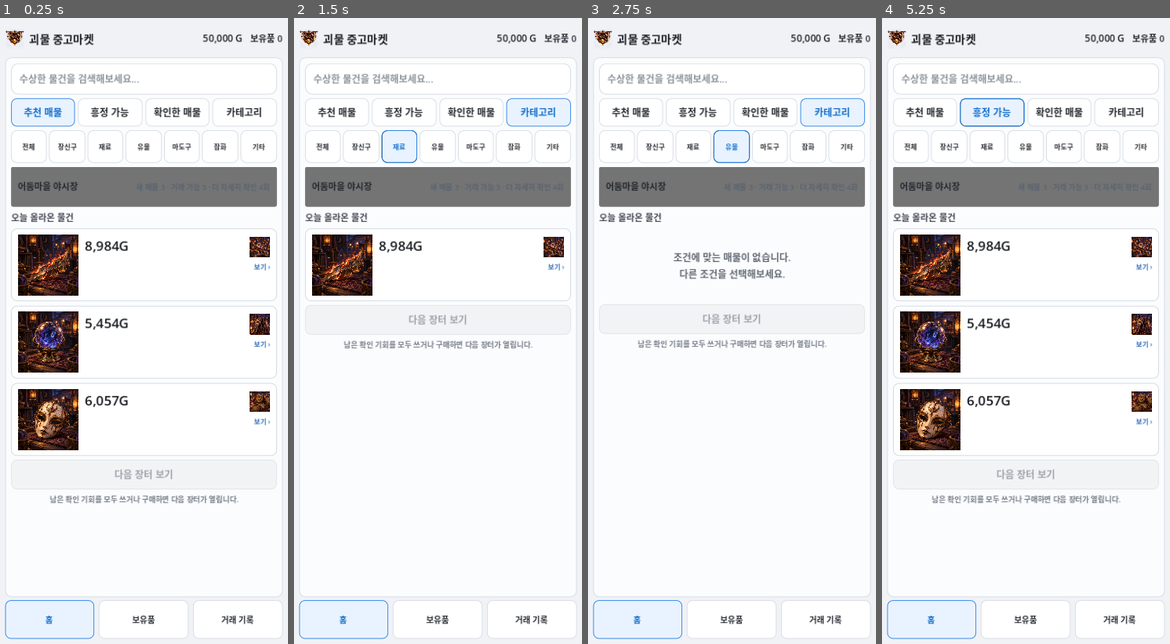
Above: before the commit, frames 1-4 (left to right).
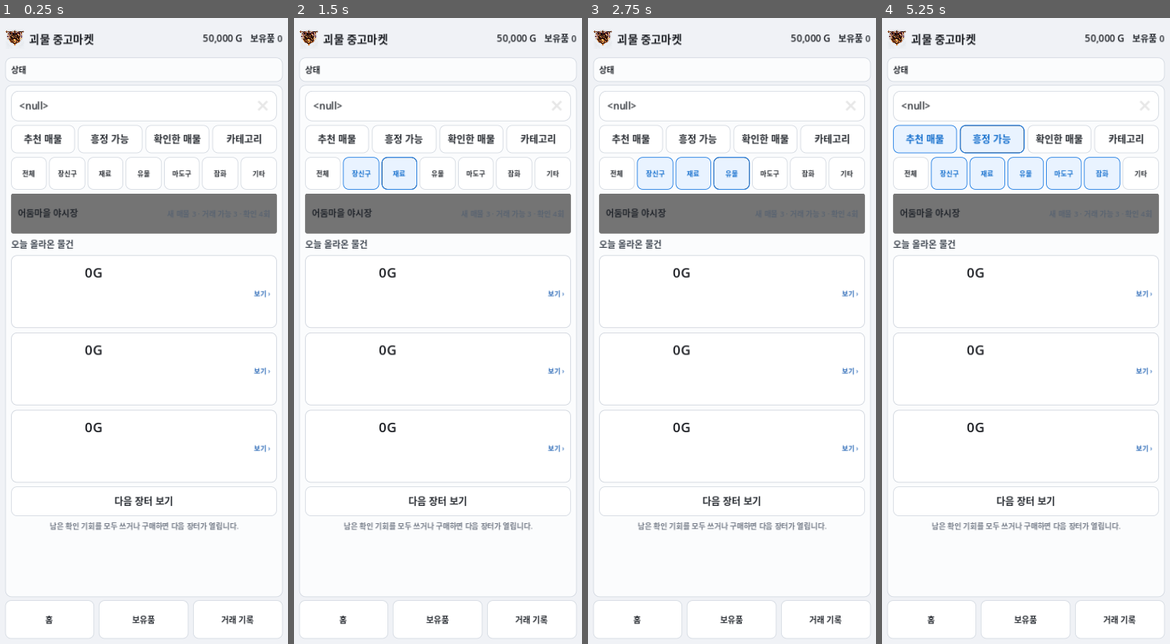
Above: after the commit, the same moments.

Repository: Queenrain9/monster-used-market
Game: Godot game, scene res://scenes/main.tscn
Same seed, same stepped clock (60 frames per second), same inputs: the game is played once before the commit and once after it.
Inputs:
- Up to frame 1 (0.25 s): no input
- Up to frame 2 (1.5 s): click "장신구" at 0.5 s; click "재료" at 1.25 s
- Up to frame 3 (2.75 s): click "유물" at 2 s
- Up to frame 4 (5.25 s): click "마도구" at 2.75 s; click "잡화" at 3.5 s; click "추천 매물" at 4.25 s; click "흥정 가능" at 5 s

The runs differ from the first frame. In frame 1, 22% of the frame differs, in the area x 1-98%, y 7-100%; in frame 2, 16%; in frame 3, 15%; in frame 4, 22%.
Error after the commit: Parse Error: Cannot find member "ITEM_INVESTIGATION_PROFILES" in base "res://data/content.gd". (res://scripts/game_logic.gd:22)

Commit message:
refactor: add reusable content profiles and clue layers

Diff:
--- a/data/content.gd
+++ b/data/content.gd
@@ -22,18 +22,18 @@
 }
 
 const ITEMS := [
-	{"id":"moon_ring","name":"달빛 속삭임 반지","category":"장신구","tags …(106 unchanged characters)… ights":{"진품":0.58,"모조품":0.25,"결함품":0.17}},
-	{"id":"dragon_tooth","name":"용의 이빨","category":"재료","tags": …(103 unchanged characters)… ights":{"진품":0.50,"모조품":0.32,"결함품":0.18}},
-	{"id":"cursed_mirror","name":"저주받은 손거울","category":"유물","ta …(108 unchanged characters)… ights":{"진품":0.54,"모조품":0.18,"결함품":0.28}},
-	{"id":"soul_lantern","name":"영혼의 랜턴","category":"마도구","tags …(106 unchanged characters)… ights":{"진품":0.62,"모조품":0.14,"결함품":0.24}},
-	{"id":"witch_thimble","name":"마녀의 은골무","category":"잡화","tag …(106 unchanged characters)… ights":{"진품":0.56,"모조품":0.28,"결함품":0.16}},
-	{"id":"goblin_watch","name":"고블린 회중시계","category":"장신구","ta …(108 unchanged characters)… ights":{"진품":0.57,"모조품":0.27,"결함품":0.16}},
-	{"id":"bone_flute","name":"망자의 뼈피리","category":"악기","tags": …(104 unchanged characters)… ights":{"진품":0.52,"모조품":0.22,"결함품":0.26}},
-	{"id":"meteor_coin","name":"운석 동전","category":"수집품","tags": …(103 unchanged characters)… ights":{"진품":0.60,"모조품":0.29,"결함품":0.11}},
-	{"id":"phoenix_feather","name":"불사조 깃털","category":"재료","ta …(108 unchanged characters)… ights":{"진품":0.47,"모조품":0.39,"결함품":0.14}},
-	{"id":"mimic_key","name":"미믹의 황동열쇠","category":"열쇠","tags": …(104 unchanged characters)… ights":{"진품":0.64,"모조품":0.20,"결함품":0.16}},
-	{"id":"mermaid_pearl","name":"심해 인어의 진주","category":"보석","t …(109 unchanged characters)… ights":{"진품":0.45,"모조품":0.42,"결함품":0.13}},
-	{"id":"frost_vial","name":"빙결 정수 병","category":"연금재료","tags …(106 unchanged characters)… ights":{"진품":0.66,"모조품":0.12,"결함품":0.22}}
+	{"id":"moon_ring","name":"달빛 속삭임 반지","category":"장신구","tags …(106 unchanged characters)… ights":{"진품":0.58,"모조품":0.25,"결함품":0.17},"investigation_profile":"ornament_magic","investigation_overrides":{"exterior":{"short_label":"보석 결","label":"보석 안쪽 결을 빛에 비춰 본다"},"mark":{"short_label":"안쪽 각인","label":"반지 안쪽의 제작 각인을 확인한다"},"function":{"short_label":"마력 맥동","label":"달빛에 비춰 마력 맥동을 확인한다"},"market":{"short_label":"반지 시세","label":"비슷한 고대 마법 반지의 최근 거래가를 확인한다"}}},
+	{"id":"dragon_tooth","name":"용의 이빨","category":"재료","tags": …(103 unchanged characters)… ights":{"진품":0.50,"모조품":0.32,"결함품":0.18},"investigation_profile":"organic_material","investigation_overrides":{"exterior":{"short_label":"성장결","label":"표면의 성장결과 자연 마모를 살펴본다"},"mark":{"short_label":"뿌리 단면","label":"뿌리 쪽 절단면과 층을 확인한다"},"function":{"short_label":"밀도·무게","label":"들어 보며 밀도와 무게 균형을 확인한다"},"origin":{"short_label":"채취 경로","label":"판매자에게 어디서 채취된 이빨인지 묻는다"}}},
+	{"id":"cursed_mirror","name":"저주받은 손거울","category":"유물","ta …(108 unchanged characters)… ights":{"진품":0.54,"모조품":0.18,"결함품":0.28},"investigation_profile":"enchanted_relic","investigation_overrides":{"exterior":{"short_label":"은막 균열","label":"거울 은막과 가장자리 균열을 비스듬히 본다"},"mark":{"short_label":"뒷면 문양","label":"뒷판의 문양과 제작 흔적을 확인한다"},"function":{"short_label":"반사 반응","label":"얼굴과 촛불을 비춰 반사 반응을 확인한다"},"market":{"short_label":"저주유물 시세","label":"비슷한 저주 유물의 거래 범위를 확인한다"}},"unique_clues":[{"id":"mirror_u1","kind":"애매한","signal":"neutral","text":"거울을 기울일 때 아주 잠깐 뒤쪽 풍경이 늦게 따라온다.","reveal":"미세한 반사 지연은 저주 잔향이었지만 진위 자체를 확정하는 신호는 아니었다."}]},
+	{"id":"soul_lantern","name":"영혼의 랜턴","category":"마도구","tags …(106 unchanged characters)… ights":{"진품":0.62,"모조품":0.14,"결함품":0.24},"investigation_profile":"enchanted_relic","investigation_overrides":{"exterior":{"short_label":"유리 그을음","label":"유리 안쪽의 그을음과 사용 흔적을 본다"},"mark":{"short_label":"프레임 각인","label":"금속 프레임과 바닥의 제작 각인을 확인한다"},"function":{"short_label":"심지 반응","label":"심지에 약한 마력을 대어 반응을 확인한다"},"origin":{"short_label":"사용 이력","label":"판매자에게 어디에서 쓰이던 랜턴인지 묻는다"}}},
+	{"id":"witch_thimble","name":"마녀의 은골무","category":"잡화","tag …(106 unchanged characters)… ights":{"진품":0.56,"모조품":0.28,"결함품":0.16},"investigation_profile":"crafted_magic","investigation_overrides":{"exterior":{"short_label":"바늘 자국","label":"표면의 바늘 자국과 마모 방향을 살펴본다"},"mark":{"short_label":"안쪽 표식","label":"골무 안쪽의 공방 표식과 마감을 확인한다"}}},
+	{"id":"goblin_watch","name":"고블린 회중시계","category":"장신구","ta …(108 unchanged characters)… ights":{"진품":0.57,"모조품":0.27,"결함품":0.16},"investigation_profile":"mechanical","investigation_overrides":{"mark":{"short_label":"무브먼트 각인","label":"뒷뚜껑을 열어 내부 각인과 부품 표식을 본다"},"function":{"short_label":"태엽 작동","label":"태엽을 감아 초침과 톱니 반응을 확인한다"},"market":{"short_label":"시계 시세","label":"고블린 기계식 회중시계의 거래가를 확인한다"}},"unique_clues":[{"id":"watch_u1","kind":"부정적","signal":"defect","text":"태엽을 감을 때 한 구간에서 미세하게 톱니가 튄다.","reveal":"내부 기어 하나가 마모되어 실제 수리 비용이 발생하는 결함이었다."}]},
+	{"id":"bone_flute","name":"망자의 뼈피리","category":"악기","tags": …(104 unchanged characters)… ights":{"진품":0.52,"모조품":0.22,"결함품":0.26},"investigation_profile":"organic_instrument","investigation_overrides":{"exterior":{"short_label":"골질 표면","label":"뼈 표면의 결, 균열, 마모를 살펴본다"},"mark":{"short_label":"마디 각인","label":"마디와 취구 주변의 새김 흔적을 확인한다"}}},
+	{"id":"meteor_coin","name":"운석 동전","category":"수집품","tags": …(103 unchanged characters)… ights":{"진품":0.60,"모조품":0.29,"결함품":0.11},"investigation_profile":"collectible","investigation_overrides":{"exterior":{"short_label":"테두리 마모","label":"동전 테두리의 마모와 충격 흔적을 살펴본다"},"function":{"short_label":"자성·밀도","label":"자석 반응과 손에 느껴지는 밀도를 확인한다"},"market":{"short_label":"운석동전 시세","label":"운석 금속 수집품의 최근 거래가를 확인한다"}}},
+	{"id":"phoenix_feather","name":"불사조 깃털","category":"재료","ta …(108 unchanged characters)… ights":{"진품":0.47,"모조품":0.39,"결함품":0.14},"investigation_profile":"organic_material","investigation_overrides":{"exterior":{"short_label":"깃결·광택","label":"깃가지의 결, 색 변화, 자연 광택을 살펴본다"},"mark":{"short_label":"깃대 단면","label":"깃대 단면의 층과 인공 접합 흔적을 확인한다"},"function":{"short_label":"열 반응","label":"약한 열을 가까이 대어 색과 마력 반응을 본다"},"market":{"short_label":"연금재료 시세","label":"희귀 연금 재료와 불사조 깃털 거래가를 확인한다"}},"unique_clues":[{"id":"phoenix_u1","kind":"긍정적","signal":"genuine","text":"열을 가까이 대자 깃가지 끝의 빛이 사라지지 않고 안쪽으로 번진다.","reveal":"불꽃을 흉내 낸 염색이 아니라 실제 불사조 깃털의 열 반응이었다."}]},
+	{"id":"mimic_key","name":"미믹의 황동열쇠","category":"열쇠","tags": …(104 unchanged characters)… ights":{"진품":0.64,"모조품":0.20,"결함품":0.16},"investigation_profile":"mechanical","investigation_overrides":{"exterior":{"short_label":"톱니 마모","label":"열쇠 톱니의 마모와 사용 방향을 살펴본다"},"mark":{"short_label":"손잡이 각인","label":"황동 손잡이의 각인과 접합부를 확인한다"},"function":{"short_label":"잠금 반응","label":"시험 자물쇠에 넣어 걸림과 마력 반응을 확인한다"},"origin":{"short_label":"획득 경로","label":"판매자에게 미믹과 관련된 입수 경로를 묻는다"},"market":{"short_label":"고대열쇠 시세","label":"고대·마법 열쇠류의 최근 거래가를 확인한다"}}},
+	{"id":"mermaid_pearl","name":"심해 인어의 진주","category":"보석","t …(109 unchanged characters)… ights":{"진품":0.45,"모조품":0.42,"결함품":0.13},"investigation_profile":"ornament_magic","investigation_overrides":{"exterior":{"short_label":"표면 결","label":"진주층의 결, 광택, 작은 흠을 빛에 비춰 본다"},"mark":{"short_label":"천공 흔적","label":"구멍과 밑면의 가공 흔적을 확대해 본다"},"function":{"short_label":"수분·마력","label":"물방울을 대어 색과 마력 반응을 확인한다"},"origin":{"short_label":"채취 해역","label":"판매자에게 어느 해역에서 나온 진주인지 묻는다"},"market":{"short_label":"진주 시세","label":"심해 진주와 마법 보석의 최근 거래가를 확인한다"}}},
+	{"id":"frost_vial","name":"빙결 정수 병","category":"연금재료","tags …(106 unchanged characters)… ights":{"진품":0.66,"모조품":0.12,"결함품":0.22},"investigation_profile":"arcane_container","investigation_overrides":{"exterior":{"short_label":"병목 봉인","label":"병목의 봉인 상태와 서리 자국을 살펴본다"},"mark":{"short_label":"바닥 표식","label":"병 바닥의 제조 표식과 유리 가공을 확인한다"},"function":{"short_label":"냉기 반응","label":"병을 기울여 냉기와 내용물 반응을 확인한다"},"market":{"short_label":"정수 시세","label":"빙결 정수와 연금 용액의 최근 거래가를 확인한다"}}}
 ]
 
 const SELLER_TYPES := {
@@ -130,93 +130,118 @@
 ]
 
 
-# v0.2.12 Item-Specific Investigation
-# Stable IDs preserve older saves, while each item exposes different player-facing
-# investigation points and can map those actions to different clue slots.
-const ITEM_INVESTIGATION_PROFILES := {
-	"moon_ring": [
-		{"id":"exterior","short_label":"보석 결","label":"보석 안쪽 결을 빛에 비춰 본다","clue_slot":0},
-		{"id":"mark","short_label":"안쪽 각인","label":"반지 안쪽의 제작 각인을 확인한다","clue_slot":1},
-		{"id":"function","short_label":"마력 맥동","label":"달빛에 비춰 마력 맥동을 확인한다","clue_slot":2},
-		{"id":"origin","short_label":"전 주인","label":"판매자에게 이전 소유자와 입수 경로를 묻는다","clue_slot":3},
-		{"id":"market","short_label":"반지 시세","label":"비슷한 고대 마법 반지의 최근 거래가를 확인한다","market":true}
-	],
-	"dragon_tooth": [
-		{"id":"exterior","short_label":"성장결","label":"표면의 성장결과 자연 마모를 살펴본다","clue_slot":0},
-		{"id":"mark","short_label":"뿌리 단면","label":"뿌리 쪽 절단면과 층을 확인한다","clue_slot":1},
-		{"id":"function","short_label":"밀도·무게","label":"들어 보며 밀도와 무게 균형을 확인한다","clue_slot":2},
-		{"id":"origin","short_label":"채취 경로","label":"판매자에게 어디서 채취된 이빨인지 묻는다","clue_slot":3},
-		{"id":"market","short_label":"용재료 시세","label":"용 계열 연금 재료의 최근 거래가를 확인한다","market":true}
-	],
-	"cursed_mirror": [
-		{"id":"exterior","short_label":"은막 균열","label":"거울 은막과 가장자리 균열을 비스듬히 본다","clue_slot":0},
-		{"id":"mark","short_label":"뒷면 문양","label":"뒷판의 문양과 제작 흔적을 확인한다","clue_slot":1},
-		{"id":"function","short_label":"반사 반응","label":"얼굴과 촛불을 비춰 반사 반응을 확인한다","clue_slot":2},
-		{"id":"origin","short_label":"소유 이력","label":"판매자에게 이전 소유자와 사고 이력을 묻는다","clue_slot":3},
-		{"id":"market","short_label":"저주유물 시세","label":"비슷한 저주 유물의 거래 범위를 확인한다","market":true}
-	],
-	"soul_lantern": [
-		{"id":"exterior","short_label":"유리 그을음","label":"유리 안쪽의 그을음과 사용 흔적을 본다","clue_slot":0},
-		{"id":"mark","short_label":"프레임 각인","label":"금속 프레임과 바닥의 제작 각인을 확인한다","clue_slot":1},
-		{"id":"function","short_label":"심지 반응","label":"심지에 약한 마력을 대어 반응을 확인한다","clue_slot":2},
-		{"id":"origin","short_label":"사용 이력","label":"판매자에게 어디에서 쓰이던 랜턴인지 묻는다","clue_slot":3},
-		{"id":"market","short_label":"영혼도구 시세","label":"영혼 계열 마도구의 최근 거래가를 확인한다","market":true}
-	],
-	"witch_thimble": [
-		{"id":"exterior","short_label":"바늘 자국","label":"표면의 바늘 자국과 마모 방향을 살펴본다","clue_slot":0},
-		{"id":"mark","short_label":"안쪽 표식","label":"골무 안쪽의 공방 표식과 마감을 확인한다","clue_slot":1},
-		{"id":"function","short_label":"마력 잔향","label":"손가락에 끼워 남은 마력 잔향을 확인한다","clue_slot":2},
-		{"id":"origin","short_label":"공방 출처","label":"판매자에게 어느 마녀 공방 물건인지 묻는다","clue_slot":3},
-		{"id":"market","short_label":"골무 시세","label":"마녀 공예품과 은골무의 최근 거래가를 확인한다","market":true}
-	],
-	"goblin_watch": [
-		{"id":"exterior","short_label":"케이스 마모","label":"케이스의 찍힘과 손때 방향을 살펴본다","clue_slot":0},
-		{"id":"mark","short_label":"무브먼트 각인","label":"뒷뚜껑을 열어 내부 각인과 부품 표식을 본다","clue_slot":1},
-		{"id":"function","short_label":"태엽 작동","label":"태엽을 감아 초침과 톱니 반응을 확인한다","clue_slot":2},
-		{"id":"origin","short_label":"수리 이력","label":"판매자에게 수리·부품 교체 이력을 묻는다","clue_slot":3},
-		{"id":"market","short_label":"시계 시세","label":"고블린 기계식 회중시계의 거래가를 확인한다","market":true}
-	],
-	"bone_flute": [
-		{"id":"exterior","short_label":"골질 표면","label":"뼈 표면의 결, 균열, 마모를 살펴본다","clue_slot":0},
-		{"id":"mark","short_label":"마디 각인","label":"마디와 취구 주변의 새김 흔적을 확인한다","clue_slot":1},
-		{"id":"function","short_label":"음정·공명","label":"짧게 불어 음정과 공명이 끊기는지 확인한다","clue_slot":2},
-		{"id":"origin","short_label":"연주자 출처","label":"판매자에게 이전 연주자와 입수 경로를 묻는다","clue_slot":3},
-		{"id":"market","short_label":"저주악기 시세","label":"저주 계열 악기와 뼈피리의 최근 거래가를 확인한다","market":true}
-	],
-	"meteor_coin": [
-		{"id":"exterior","short_label":"테두리 마모","label":"동전 테두리의 마모와 충격 흔적을 살펴본다","clue_slot":0},
-		{"id":"mark","short_label":"주조 문양","label":"앞뒷면 문양의 깊이와 주조 흔적을 확인한다","clue_slot":1},
-		{"id":"function","short_label":"자성·밀도","label":"자석 반응과 손에 느껴지는 밀도를 확인한다","clue_slot":2},
-		{"id":"origin","short_label":"발견 경로","label":"판매자에게 운석과 함께 발견된 물건인지 묻는다","clue_slot":3},
-		{"id":"market","short_label":"운석동전 시세","label":"운석 금속 수집품의 최근 거래가를 확인한다","market":true}
-	],
-	"phoenix_feather": [
-		{"id":"exterior","short_label":"깃결·광택","label":"깃가지의 결, 색 변화, 자연 광택을 살펴본다","clue_slot":0},
-		{"id":"mark","short_label":"깃대 단면","label":"깃대 단면의 층과 인공 접합 흔적을 확인한다","clue_slot":1},
-		{"id":"function","short_label":"열 반응","label":"약한 열을 가까이 대어 색과 마력 반응을 본다","clue_slot":2},
-		{"id":"origin","short_label":"채집 경로","label":"판매자에게 어디에서 얻은 깃털인지 묻는다","clue_slot":3},
-		{"id":"market","short_label":"연금재료 시세","label":"희귀 연금 재료와 불사조 깃털 거래가를 확인한다","market":true}
-	],
-	"mimic_key": [
-		{"id":"exterior","short_label":"톱니 마모","label":"열쇠 톱니의 마모와 사용 방향을 살펴본다","clue_slot":0},
-		{"id":"mark","short_label":"손잡이 각인","label":"황동 손잡이의 각인과 접합부를 확인한다","clue_slot":1},
-		{"id":"function","short_label":"잠금 반응","label":"시험 자물쇠에 넣어 걸림과 마력 반응을 확인한다","clue_slot":2},
-		{"id":"origin","short_label":"획득 경로","label":"판매자에게 미믹과 관련된 입수 경로를 묻는다","clue_slot":3},
-		{"id":"market","short_label":"고대열쇠 시세","label":"고대·마법 열쇠류의 최근 거래가를 확인한다","market":true}
-	],
-	"mermaid_pearl": [
-		{"id":"exterior","short_label":"표면 결","label":"진주층의 결, 광택, 작은 흠을 빛에 비춰 본다","clue_slot":0},
-		{"id":"mark","short_label":"천공 흔적","label":"구멍과 밑면의 가공 흔적을 확대해 본다","clue_slot":1},
-		{"id":"function","short_label":"수분·마력","label":"물방울을 대어 색과 마력 반응을 확인한다","clue_slot":2},
-		{"id":"origin","short_label":"채취 해역","label":"판매자에게 어느 해역에서 나온 진주인지 묻는다","clue_slot":3},
-		{"id":"market","short_label":"진주 시세","label":"심해 진주와 마법 보석의 최근 거래가를 확인한다","market":true}
-	],
-	"frost_vial": [
-		{"id":"exterior","short_label":"병목 봉인","label":"병목의 봉인 상태와 서리 자국을 살펴본다","clue_slot":0},
-		{"id":"mark","short_label":"바닥 표식","label":"병 바닥의 제조 표식과 유리 가공을 확인한다","clue_slot":1},
-		{"id":"function","short_label":"냉기 반응","label":"병을 기울여 냉기와 내용물 반응을 확인한다","clue_slot":2},
-		{"id":"origin","short_label":"제조 경로","label":"판매자에게 제조자와 보관 경로를 묻는다","clue_slot":3},
-		{"id":"market","short_label":"정수 시세","label":"빙결 정수와 연금 용액의 최근 거래가를 확인한다","market":true}
+# v0.2.13 Content Scalability
+# New items normally choose one reusable profile and only override exceptional actions.
+# The stable action IDs preserve old saves and gameplay logic.
+const INVESTIGATION_PROFILES := {
+	"ornament_magic": [
+		{"id":"exterior","short_label":"표면·광택","label":"표면의 결, 광택, 마모를 살펴본다","clue_slot":0},
+		{"id":"mark","short_label":"제작 표식","label":"안쪽이나 밑면의 제작 표식을 확인한다","clue_slot":1},
+		{"id":"function","short_label":"마력 반응","label":"빛이나 약한 마력에 대한 반응을 확인한다","clue_slot":2},
+		{"id":"origin","short_label":"소유 이력","label":"판매자에게 이전 소유자와 입수 경로를 묻는다","clue_slot":3},
+		{"id":"market","short_label":"장신구 시세","label":"비슷한 장신구의 최근 거래가를 확인한다","market":true}
+	],
+	"organic_material": [
+		{"id":"exterior","short_label":"표면 결","label":"자연 재질의 결, 마모, 변색을 살펴본다","clue_slot":0},
+		{"id":"mark","short_label":"단면·성장 흔적","label":"단면과 성장·형성 흔적을 확인한다","clue_slot":1},
+		{"id":"function","short_label":"밀도·반응","label":"무게, 밀도, 열·마력 반응을 확인한다","clue_slot":2},
+		{"id":"origin","short_label":"채취 경로","label":"판매자에게 채취 장소와 입수 경로를 묻는다","clue_slot":3},
+		{"id":"market","short_label":"재료 시세","label":"비슷한 희귀 재료의 최근 거래가를 확인한다","market":true}
+	],
+	"enchanted_relic": [
+		{"id":"exterior","short_label":"표면 상태","label":"표면의 노화, 균열, 사용 흔적을 살펴본다","clue_slot":0},
+		{"id":"mark","short_label":"제작 문양","label":"뒷면과 접합부의 제작 문양을 확인한다","clue_slot":1},
+		{"id":"function","short_label":"이상 반응","label":"빛이나 마력에 나타나는 이상 반응을 확인한다","clue_slot":2},
+		{"id":"origin","short_label":"소유 이력","label":"판매자에게 이전 소유자와 사용 이력을 묻는다","clue_slot":3},
+		{"id":"market","short_label":"유물 시세","label":"비슷한 마법 유물의 거래 범위를 확인한다","market":true}
+	],
+	"mechanical": [
+		{"id":"exterior","short_label":"외장 마모","label":"외장과 작동부의 마모 방향을 살펴본다","clue_slot":0},
+		{"id":"mark","short_label":"내부 각인","label":"내부 부품과 제작 각인을 확인한다","clue_slot":1},
+		{"id":"function","short_label":"작동 상태","label":"기구를 직접 작동시켜 걸림과 반응을 확인한다","clue_slot":2},
+		{"id":"origin","short_label":"수리 이력","label":"판매자에게 수리와 부품 교체 이력을 묻는다","clue_slot":3},
+		{"id":"market","short_label":"기계품 시세","label":"비슷한 고대 기계품의 최근 거래가를 확인한다","market":true}
+	],
+	"crafted_magic": [
+		{"id":"exterior","short_label":"사용 흔적","label":"표면의 사용 흔적과 공예 마감을 살펴본다","clue_slot":0},
+		{"id":"mark","short_label":"공방 표식","label":"안쪽의 공방 표식과 접합 마감을 확인한다","clue_slot":1},
+		{"id":"function","short_label":"마력 잔향","label":"사용했을 때 남는 마력 잔향을 확인한다","clue_slot":2},
+		{"id":"origin","short_label":"공방·소유 이력","label":"판매자에게 제작 공방과 이전 소유자를 묻는다","clue_slot":3},
+		{"id":"market","short_label":"공예품 시세","label":"비슷한 마법 공예품의 최근 거래가를 확인한다","market":true}
+	],
+	"organic_instrument": [
+		{"id":"exterior","short_label":"재질 표면","label":"재질의 결, 균열, 손때를 살펴본다","clue_slot":0},
+		{"id":"mark","short_label":"제작 흔적","label":"취구와 마디 주변의 제작 흔적을 확인한다","clue_slot":1},
+		{"id":"function","short_label":"음정·공명","label":"짧게 연주해 음정과 공명이 안정적인지 확인한다","clue_slot":2},
+		{"id":"origin","short_label":"연주자 이력","label":"판매자에게 이전 연주자와 입수 경로를 묻는다","clue_slot":3},
+		{"id":"market","short_label":"악기 시세","label":"비슷한 희귀 악기의 최근 거래가를 확인한다","market":true}
+	],
+	"collectible": [
+		{"id":"exterior","short_label":"표면·테두리","label":"표면과 테두리의 마모, 충격 흔적을 살펴본다","clue_slot":0},
+		{"id":"mark","short_label":"제작 문양","label":"앞뒷면의 제작 문양과 깊이를 확인한다","clue_slot":1},
+		{"id":"function","short_label":"재질 반응","label":"무게, 자성, 재질 반응을 확인한다","clue_slot":2},
+		{"id":"origin","short_label":"발견 경로","label":"판매자에게 발견 장소와 이전 소유자를 묻는다","clue_slot":3},
+		{"id":"market","short_label":"수집품 시세","label":"비슷한 수집품의 최근 거래가를 확인한다","market":true}
+	],
+	"arcane_container": [
+		{"id":"exterior","short_label":"봉인·용기","label":"봉인 상태와 용기의 균열·변색을 살펴본다","clue_slot":0},
+		{"id":"mark","short_label":"제조 표식","label":"바닥과 병목의 제조 표식을 확인한다","clue_slot":1},
+		{"id":"function","short_label":"내용물 반응","label":"기울이거나 마력을 대어 내용물 반응을 확인한다","clue_slot":2},
+		{"id":"origin","short_label":"제조·보관 경로","label":"판매자에게 제조자와 보관 경로를 묻는다","clue_slot":3},
+		{"id":"market","short_label":"연금재료 시세","label":"비슷한 연금 재료의 최근 거래가를 확인한다","market":true}
+	]
+}
+
+# Optional profile-level clue pools. A new item automatically inherits these
+# without needing a bespoke clue set. Missing signals fall back to CLUES.
+const PROFILE_CLUES := {
+	"ornament_magic": [
+		{"id":"orn_g1","kind":"긍정적","signal":"genuine","text":"빛을 돌려 비추면 표면층의 무늬가 끊기지 않고 이어진다.","reveal":"표면 코팅이 아니라 재질 내부에서 형성된 진품 특유의 결이었다."},
+		{"id":"orn_i1","kind":"부정적","signal":"imitation","text":"광택이 닳은 부분에서 안쪽 재질의 색이 갑자기 달라진다.","reveal":"겉면만 고급 재질처럼 처리한 복제품 흔적이었다."},
+		{"id":"orn_d1","kind":"부정적","signal":"defect","text":"세팅과 몸체 사이가 미세하게 흔들린다.","reveal":"접합부가 약해져 수리가 필요한 상태였다."},
+		{"id":"orn_n1","kind":"애매한","signal":"neutral","text":"보관 천에 희미한 향이 남아 있다.","reveal":"보관 환경의 흔적일 뿐 가치와 직접 관계는 없었다."}
+	],
+	"organic_material": [
+		{"id":"org_g1","kind":"긍정적","signal":"genuine","text":"표면과 단면의 결이 한 방향으로 자연스럽게 이어진다.","reveal":"겉면만 꾸민 가공품이 아니라 자연적으로 형성된 재질이었다."},
+		{"id":"org_i1","kind":"부정적","signal":"imitation","text":"단면 안쪽에 균일한 인공 기포가 반복된다.","reveal":"자연 재질을 흉내 낸 주조 복제품의 흔적이었다."},
+		{"id":"org_d1","kind":"부정적","signal":"defect","text":"안쪽 층 하나가 말라 갈라지며 힘을 받으면 벌어진다.","reveal":"보관 중 생긴 내부 손상이 실제 가치 하락으로 이어졌다."},
+		{"id":"org_n1","kind":"애매한","signal":"neutral","text":"표면 온도가 주변 물건보다 조금 다르게 느껴진다.","reveal":"재질 특성에 따른 차이로 진위 판단의 결정적 근거는 아니었다."}
+	],
+	"enchanted_relic": [
+		{"id":"rel_g1","kind":"긍정적","signal":"genuine","text":"마력 반응이 장식이 아니라 구조 안쪽을 따라 이동한다.","reveal":"실제 제작 과정에서 형성된 마력 회로의 반응이었다."},
+		{"id":"rel_i1","kind":"부정적","signal":"imitation","text":"문양은 오래돼 보이지만 홈 안쪽에는 새 연마 흔적이 남아 있다.","reveal":"최근 복제한 뒤 표면만 인위적으로 낡힌 흔적이었다."},
+		{"id":"rel_d1","kind":"부정적","signal":"defect","text":"특정 지점에서만 마력 반응이 갑자기 끊긴다.","reveal":"내부 회로 일부가 손상된 결함이었다."},
+		{"id":"rel_n1","kind":"애매한","signal":"neutral","text":"가까이 두면 주변 촛불이 아주 약하게 흔들린다.","reveal":"잔류 마력 현상이었지만 진품 여부와 직접 연결되지는 않았다."}
+	],
+	"mechanical": [
+		{"id":"mec_g1","kind":"긍정적","signal":"genuine","text":"내부 부품의 마모 정도와 외장의 사용감이 비슷한 시기로 보인다.","reveal":"외장과 무브먼트가 함께 오래 사용된 원래 구성품이었다."},
+		{"id":"mec_i1","kind":"부정적","signal":"imitation","text":"겉면은 오래됐지만 내부 나사산은 지나치게 새것이다.","reveal":"최근 조립한 복제품에 오래된 외장만 씌운 흔적이었다."},
+		{"id":"mec_d1","kind":"부정적","signal":"defect","text":"작동 중 한 구간에서 반복적으로 걸리는 느낌이 난다.","reveal":"내부 부품 마모로 수리가 필요한 결함이었다."},
+		{"id":"mec_n1","kind":"애매한","signal":"neutral","text":"기름 냄새가 평소보다 강하게 난다.","reveal":"최근 정비 흔적이었지만 진위와는 직접 관계가 없었다."}
+	],
+	"crafted_magic": [
+		{"id":"cra_g1","kind":"긍정적","signal":"genuine","text":"공방 표식과 손으로 다듬은 미세한 비대칭이 함께 남아 있다.","reveal":"해당 공방의 실제 수공 제작 방식과 일치했다."},
+		{"id":"cra_i1","kind":"부정적","signal":"imitation","text":"공방 표식 주변만 유난히 날카롭고 새것처럼 보인다.","reveal":"기존 물건에 유명 공방 표식을 나중에 새긴 흔적이었다."},
+		{"id":"cra_d1","kind":"부정적","signal":"defect","text":"사용할 때 한쪽 접합부에서 미세한 유격이 느껴진다.","reveal":"반복 사용으로 접합부가 약해진 상태였다."},
+		{"id":"cra_n1","kind":"애매한","signal":"neutral","text":"손에 쥐면 약한 따뜻함이 남는다.","reveal":"재질의 열 보존 특성일 뿐 진위 판단 근거는 아니었다."}
+	],
+	"organic_instrument": [
+		{"id":"ins_g1","kind":"긍정적","signal":"genuine","text":"재질의 자연 결이 음공 안쪽까지 이어져 있다.","reveal":"겉면만 꾸민 복제품이 아니라 한 재질로 제작된 물건이었다."},
+		{"id":"ins_i1","kind":"부정적","signal":"imitation","text":"음공 안쪽의 색과 바깥 표면의 노화 정도가 크게 다르다.","reveal":"겉면만 오래된 것처럼 가공한 복제품이었다."},
+		{"id":"ins_d1","kind":"부정적","signal":"defect","text":"특정 음에서 공명이 짧게 끊기고 잡음이 섞인다.","reveal":"보이지 않는 미세 균열이 공명을 방해하고 있었다."},
+		{"id":"ins_n1","kind":"애매한","signal":"neutral","text":"연주 뒤 손끝에 약한 진동이 오래 남는다.","reveal":"재질 특성에 따른 공명일 뿐 진위의 결정적 증거는 아니었다."}
+	],
+	"collectible": [
+		{"id":"col_g1","kind":"긍정적","signal":"genuine","text":"테두리 마모와 문양 홈 안쪽의 변색이 자연스럽게 이어진다.","reveal":"오랜 사용과 보관에서 생긴 실제 노화 흔적이었다."},
+		{"id":"col_i1","kind":"부정적","signal":"imitation","text":"문양의 깊이가 모든 부분에서 지나치게 일정하다.","reveal":"현대식 틀로 찍어낸 복제품의 특징이었다."},
+		{"id":"col_d1","kind":"부정적","signal":"defect","text":"가장자리 충격이 안쪽 층까지 이어져 미세하게 벌어져 있다.","reveal":"표면 흠집이 아니라 구조적 손상이었다."},
+		{"id":"col_n1","kind":"애매한","signal":"neutral","text":"보관 케이스만 본품보다 훨씬 새것이다.","reveal":"최근 교체된 케이스로 본품의 가치와 무관했다."}
+	],
+	"arcane_container": [
+		{"id":"arc_g1","kind":"긍정적","signal":"genuine","text":"봉인 안쪽까지 같은 마력 흔적이 이어져 있다.","reveal":"나중에 덧씌운 봉인이 아니라 원래 제조 과정의 흔적이었다."},
+		{"id":"arc_i1","kind":"부정적","signal":"imitation","text":"내용물의 색은 선명하지만 병 안쪽에 침전층이 전혀 없다.","reveal":"오래 보관된 정수를 흉내 낸 최근 혼합물이었다."},
+		{"id":"arc_d1","kind":"부정적","signal":"defect","text":"병목 가까이에서만 반응이 약해지고 작은 기포가 생긴다.","reveal":"봉인이 약해져 내용물의 효력이 일부 빠져나간 상태였다."},
+		{"id":"arc_n1","kind":"애매한","signal":"neutral","text":"유리 표면에 얇은 서리나 습기가 반복해서 맺힌다.","reveal":"내용물 특성에 따른 현상으로 진위와 직접 연결되지는 않았다."}
 	]
 }
 
